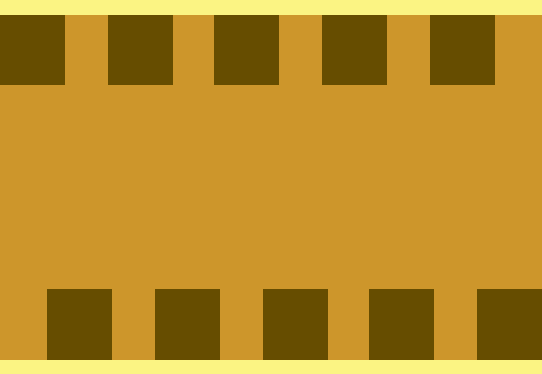
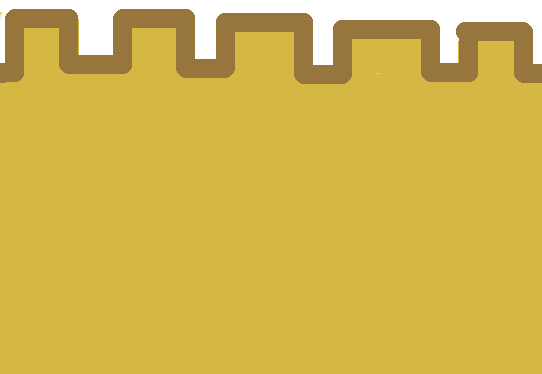
Layers edited between the first and the second 542px x 374px image:
added layer "Layer" above "Background" over [0, 9, 542, 374]
hid "Background" over [0, 0, 542, 374]
